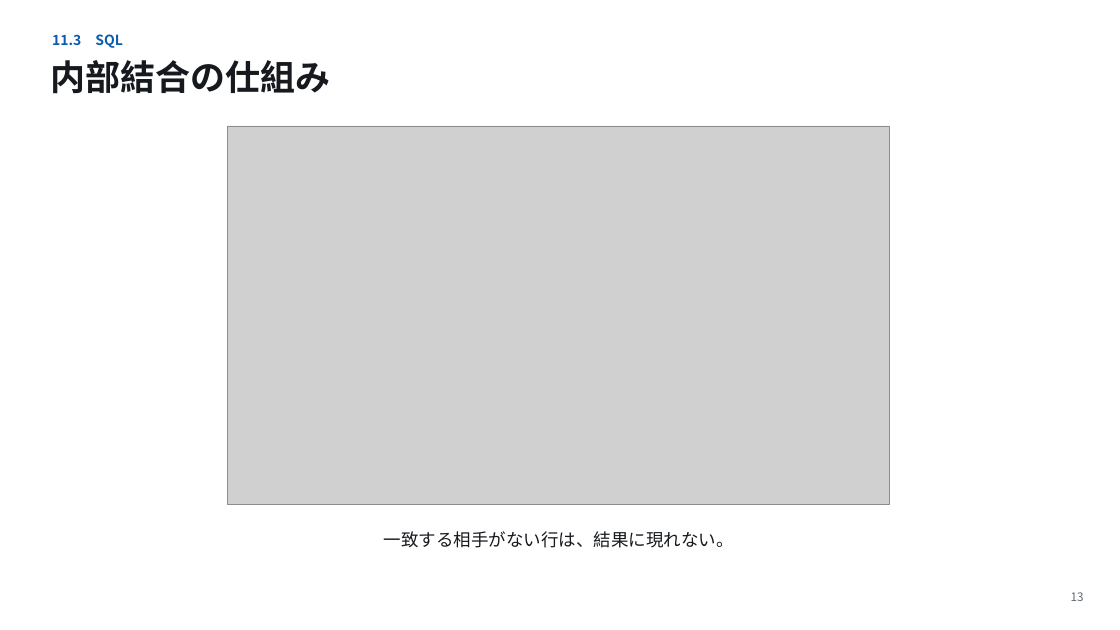
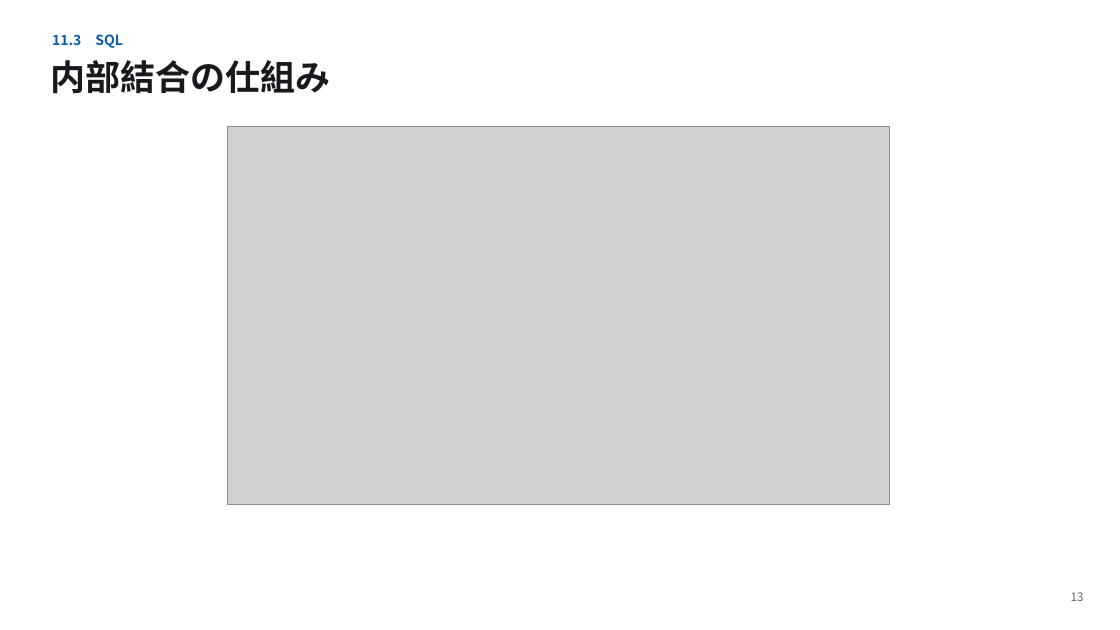
Before and after one commit to koide55/CompOutline, a slide deck: slide 13 of slides/第11回_データベースとデータ処理.pptx. Drawn at 1120x630 pixels with LibreOffice and Linux fonts; fonts in the diff are those of the drawing; grey boxes stand for pictures. Boxes give left, top, right and bottom in pixels: in the first picture for what was removed or moved away, otherwise in the second. Text is boxed around its words. In the diff, an @@ line names an element or a change of style, - is before the commit and + after.

```diff
--- a/slides/第11回_データベースとデータ処理.pptx
+++ b/slides/第11回_データベースとデータ処理.pptx
@@ text removed at [384,531,734,548] @@
-一致する相手がない行は、結果に現れない。
```
Also in this commit, not shown: 5 other slides changed, 23 other files.
